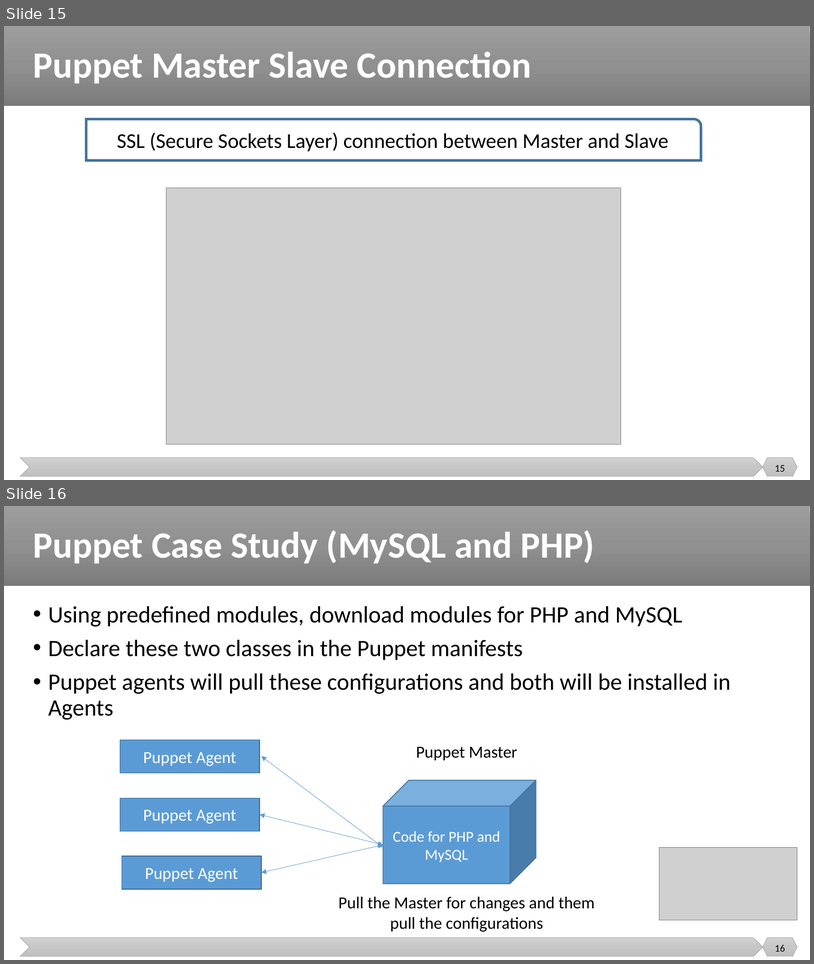
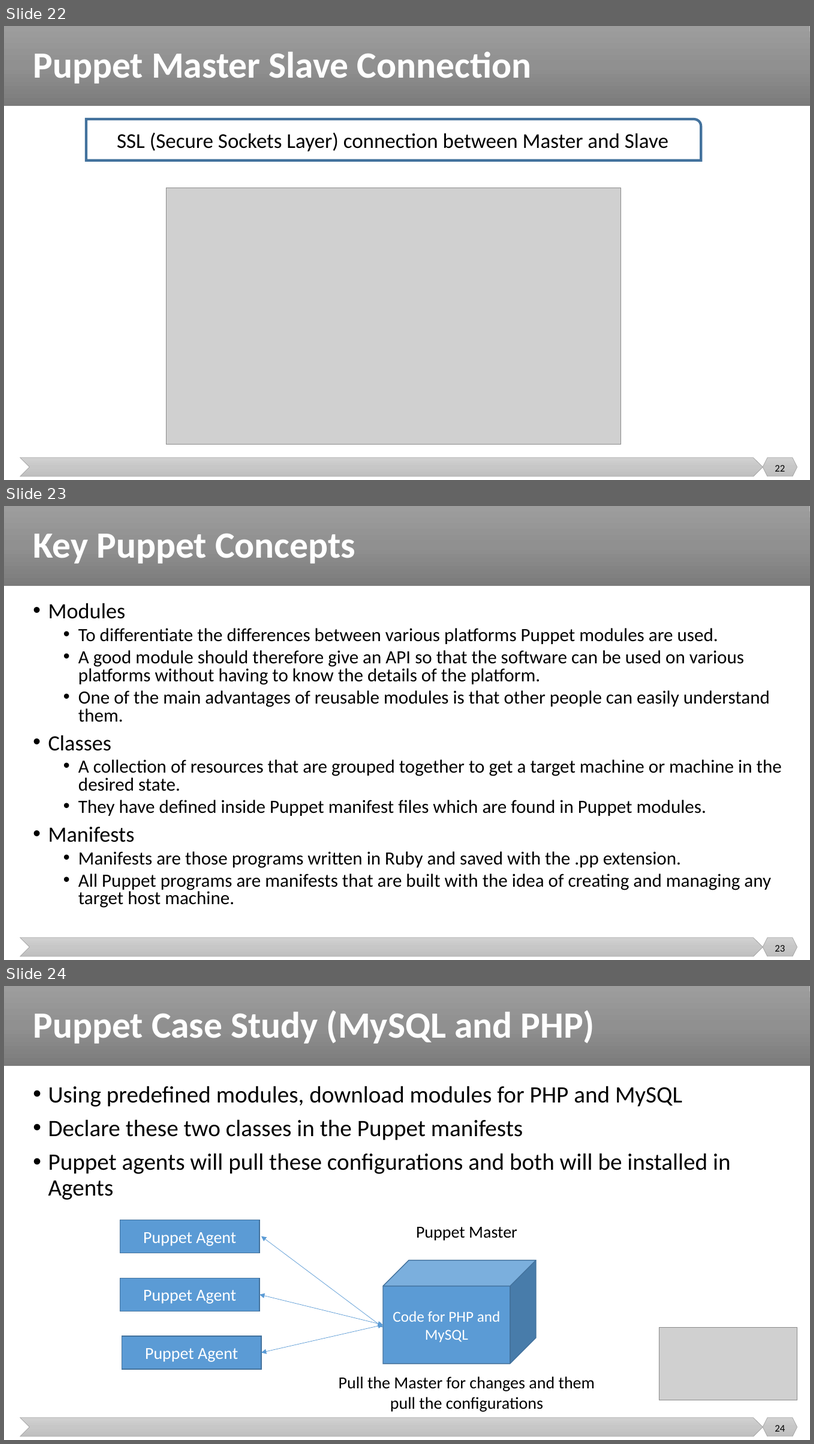
Before and after one commit to malenezi/malenezi, a slide deck: SE489/Lectures/6-Configuration Management/Configuration Management 2.pptx. Shown one above the other, each under a label of ours: slides 15 and 16 before the commit, slides 22, 23 and 24 after it. The pictures are 814x964 and 814x1444 pixels, drawn with LibreOffice and Linux fonts; fonts in the diff are those of the drawing; grey boxes stand for pictures. Boxes give left, top, right and bottom in pixels: in the first picture for what was removed or moved away, otherwise in the second. Text is boxed around its words. In the diff, an @@ line names an element or a change of style, - is before the commit and + after.

```diff
--- a/SE489/Lectures/6-Configuration Management/Configuration Management 2.pptx
+++ b/SE489/Lectures/6-Configuration Management/Configuration Management 2.pptx
@@ slide 23 added at bbox=[4, 506, 810, 960], background #FFFFFF; not listed: 3 template elements that a slide beside it also shows @@
@@ title added at bbox=[33, 533, 356, 564], 44 pt, text #FFFFFF, bold @@
+Key Puppet Concepts
@@ text added at bbox=[48, 603, 782, 907], 22.2 pt, text #000000 @@
+• Modules
+  • To differentiate the differences between various platforms Puppet modules are used.
+  • A good module should therefore give an API so that the software can be used on various platforms without having to know the details of the platform.
+  • One of the main advantages of reusable modules is that other people can easily understand them.
+• Classes
+  • A collection of resources that are grouped together to get a target machine or machine in the desired state.
+  • They have defined inside Puppet manifest files which are found in Puppet modules.
+• Manifests
+  • Manifests are those programs written in Ruby and saved with the .pp extension.
+  • All Puppet programs are manifests that are built with the idea of creating and managing any target host machine.
@@ page number added at bbox=[775, 945, 785, 951], 12 pt, text #000000 @@
+23
@@ what was slide 15 is now slide 22 @@
@@ page number at bbox=[775, 465, 785, 471]: text changed @@
-15
+22
@@ what was slide 16 is now slide 24 @@
@@ page number at bbox=[775, 1425, 785, 1431]: text changed @@
-16
+24
```
Also in this commit, not shown: 2 slides changed, 7 other slides added, 1 other file.
